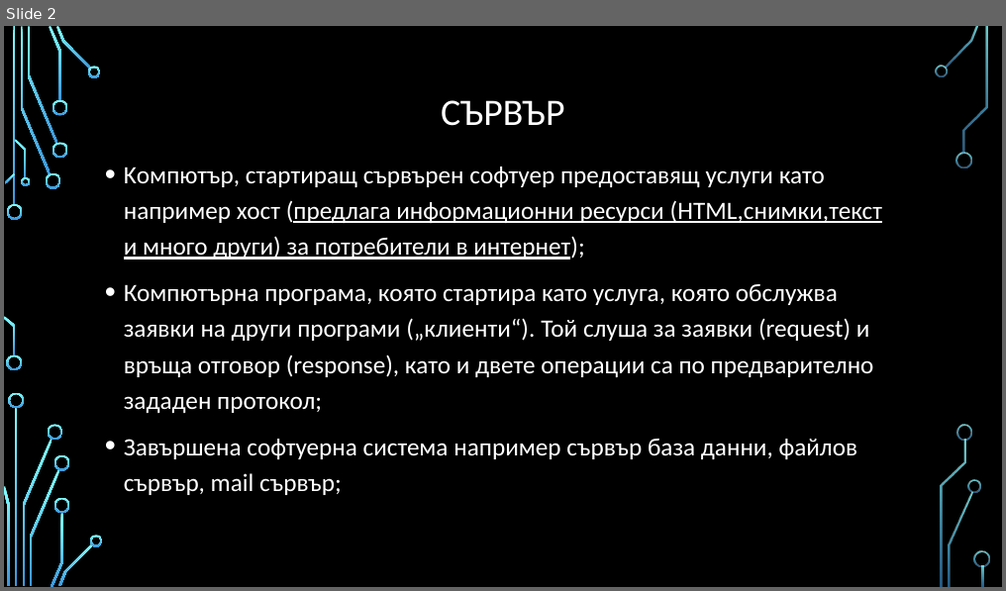
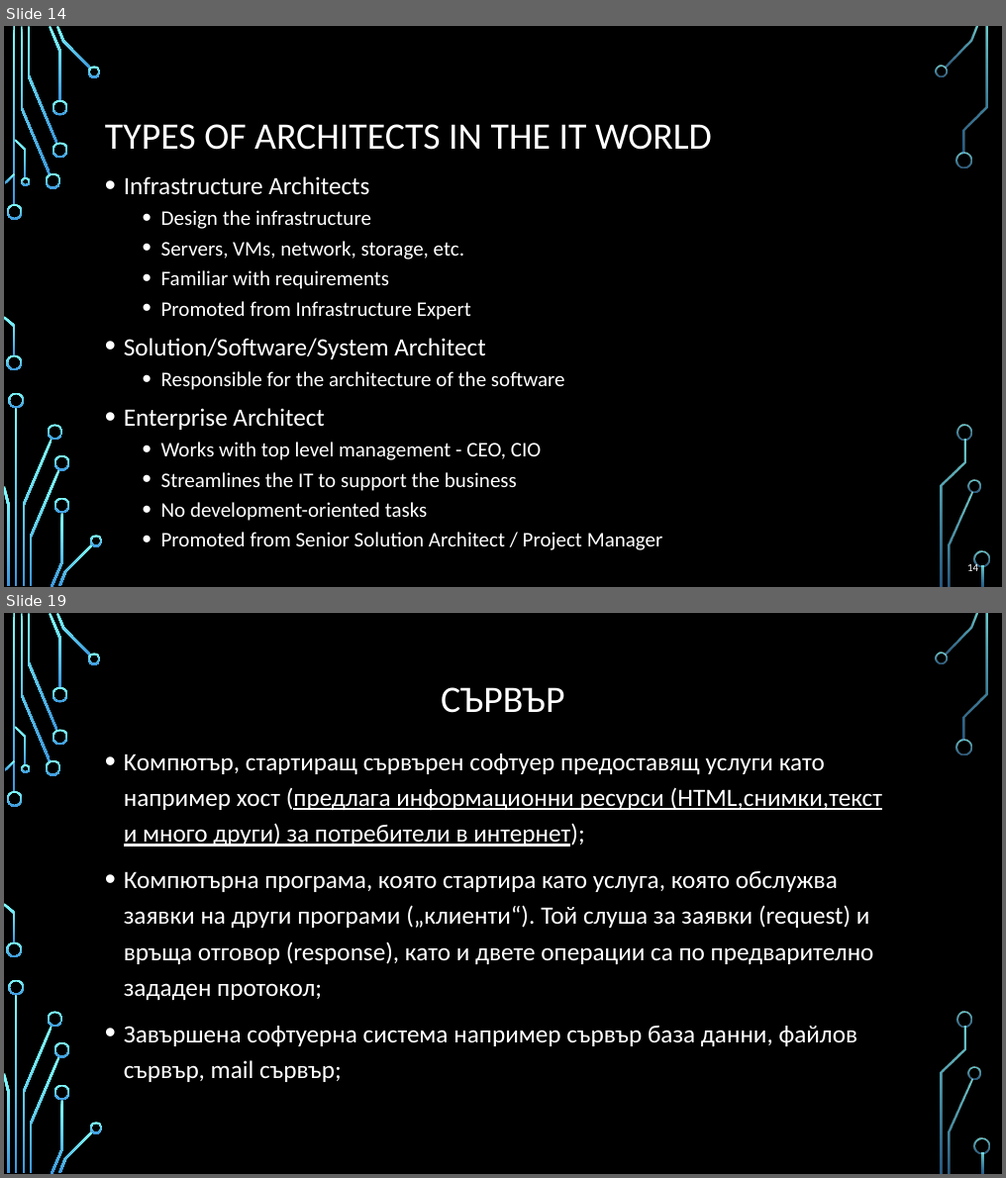
Before and after one commit to profjordanov/hybrid-app-development, a slide deck: 00. Lecture/basics_and_beyond.pptx. Shown one above the other, each under a label of ours: slide 2 before the commit, slides 14 and 19 after it; the slides between them are not shown. The pictures are 1006x591 and 1006x1178 pixels, drawn with LibreOffice and Linux fonts; fonts in the diff are those of the drawing; background and template pictures are left out. Boxes give left, top, right and bottom in pixels: in the first picture for what was removed or moved away, otherwise in the second. Text is boxed around its words. In the diff, an @@ line names an element or a change of style, - is before the commit and + after.

```diff
--- a/00. Lecture/basics_and_beyond.pptx
+++ b/00. Lecture/basics_and_beyond.pptx
@@ slide 14 added at bbox=[4, 26, 1002, 587], background picture (left out); not listed: 36 template elements that a slide beside it also shows @@
@@ title added at bbox=[105, 124, 712, 150], 36 pt, text #FFFFFF @@
+TYPES OF ARCHITECTS IN THE IT WORLD
@@ text added at bbox=[124, 176, 663, 551], 20 pt, text #FFFFFF @@
+• Infrastructure Architects
+  • Design the infrastructure
+  • Servers, VMs, network, storage, etc.
+  • Familiar with requirements
+  • Promoted from Infrastructure Expert
+• Solution/Software/System Architect
+  • Responsible for the architecture of the software
+• Enterprise Architect
+  • Works with top level management - CEO, CIO
+  • Streamlines the IT to support the business
+  • No development-oriented tasks
+  • Promoted from Senior Solution Architect / Project Manager
@@ page number added at bbox=[967, 563, 978, 571], 10.5 pt, text #FFFFFF @@
+14
@@ what was slide 2 is now slide 19 @@
```
Also in this commit, not shown: 16 other slides added.
